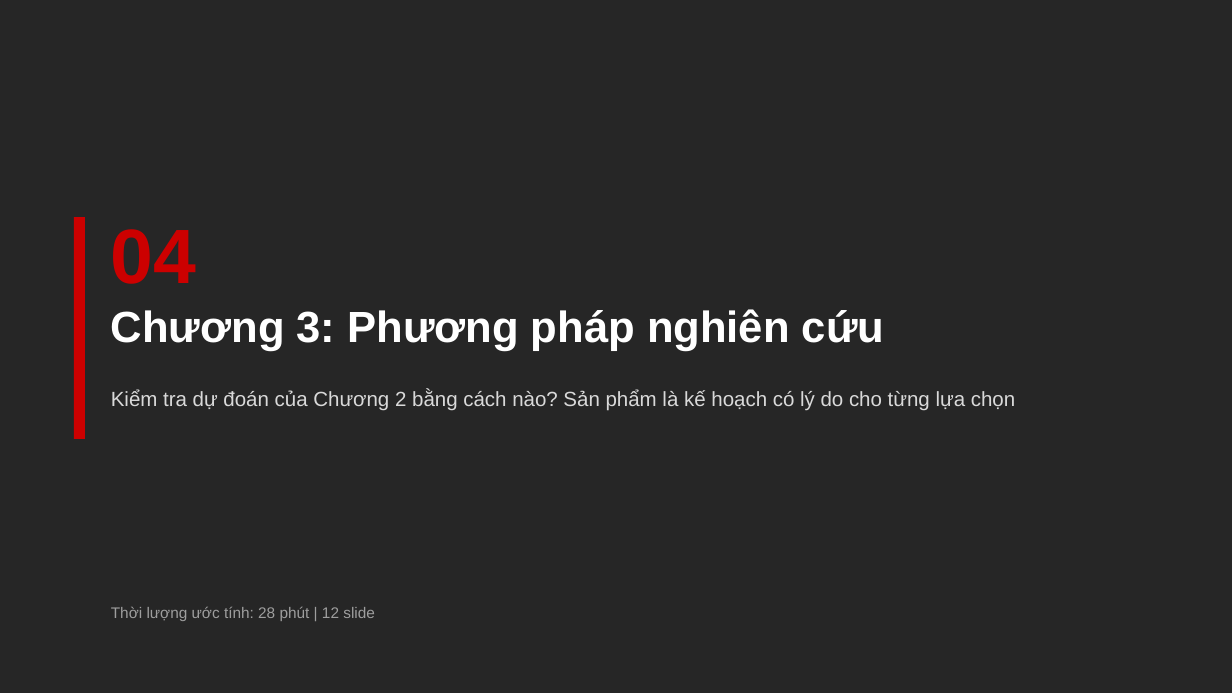
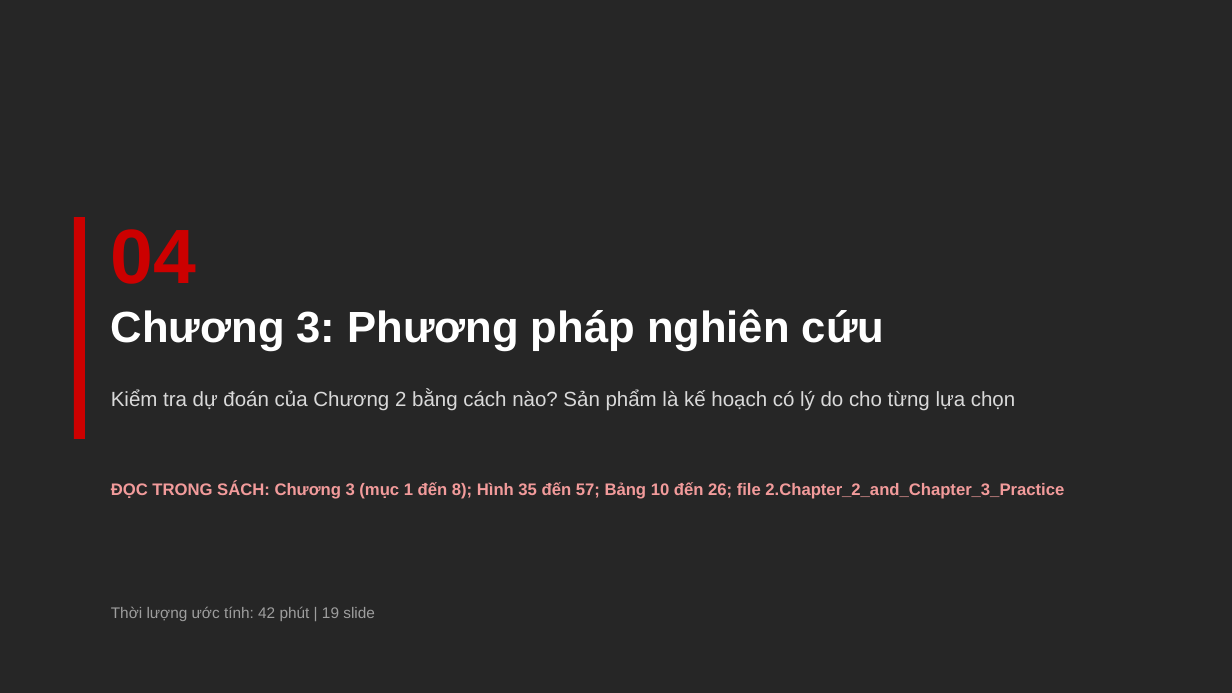
Before and after one commit to johnneinadlerr0353-bot/sachhuongdan, a slide deck: slide 40 of Core_Slide_2_HD2_Bain.pptx (slide 26 before the commit). Drawn at 1232x693 pixels with LibreOffice and Linux fonts; fonts in the diff are those of the drawing. Boxes give left, top, right and bottom in pixels: in the first picture for what was removed or moved away, otherwise in the second. Text is boxed around its words. In the diff, an @@ line names an element or a change of style, - is before the commit and + after.

```diff
--- a/Core_Slide_2_HD2_Bain.pptx
+++ b/Core_Slide_2_HD2_Bain.pptx
@@ text added at bbox=[111, 481, 1064, 499], 13 pt, text #F29B9B, bold @@
+ĐỌC TRONG SÁCH: Chương 3 (mục 1 đến 8); Hình 35 đến 57; Bảng 10 đến 26; file 2.Chapter_2_and_Chapter_3_Practice
@@ text at bbox=[111, 607, 375, 621]: text changed @@
-Thời lượng ước tính: 28 phút | 12 slide
+Thời lượng ước tính: 42 phút | 19 slide
```
Also in this commit, not shown: 62 other slides changed, 38 slides added, 1 other file.
